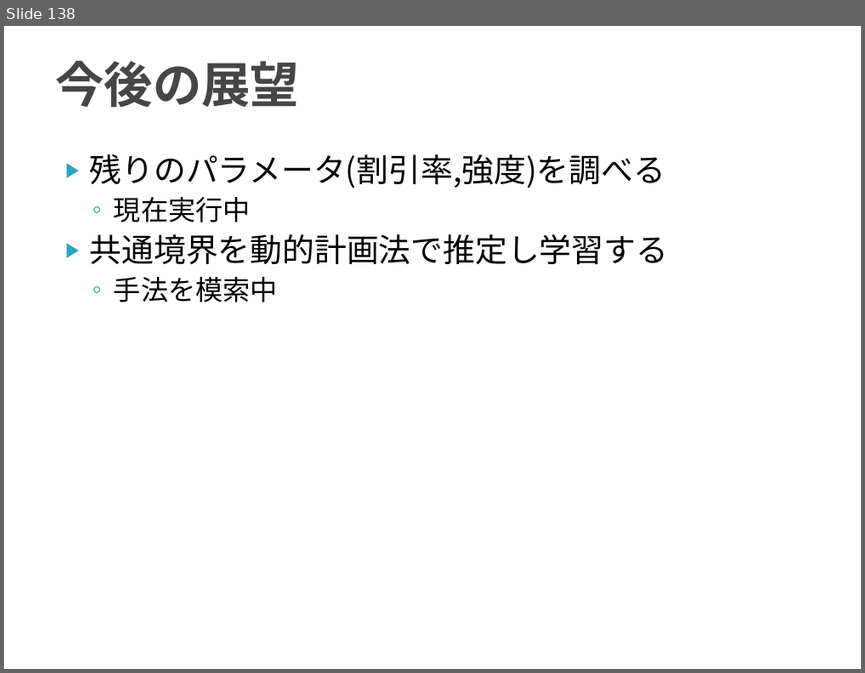
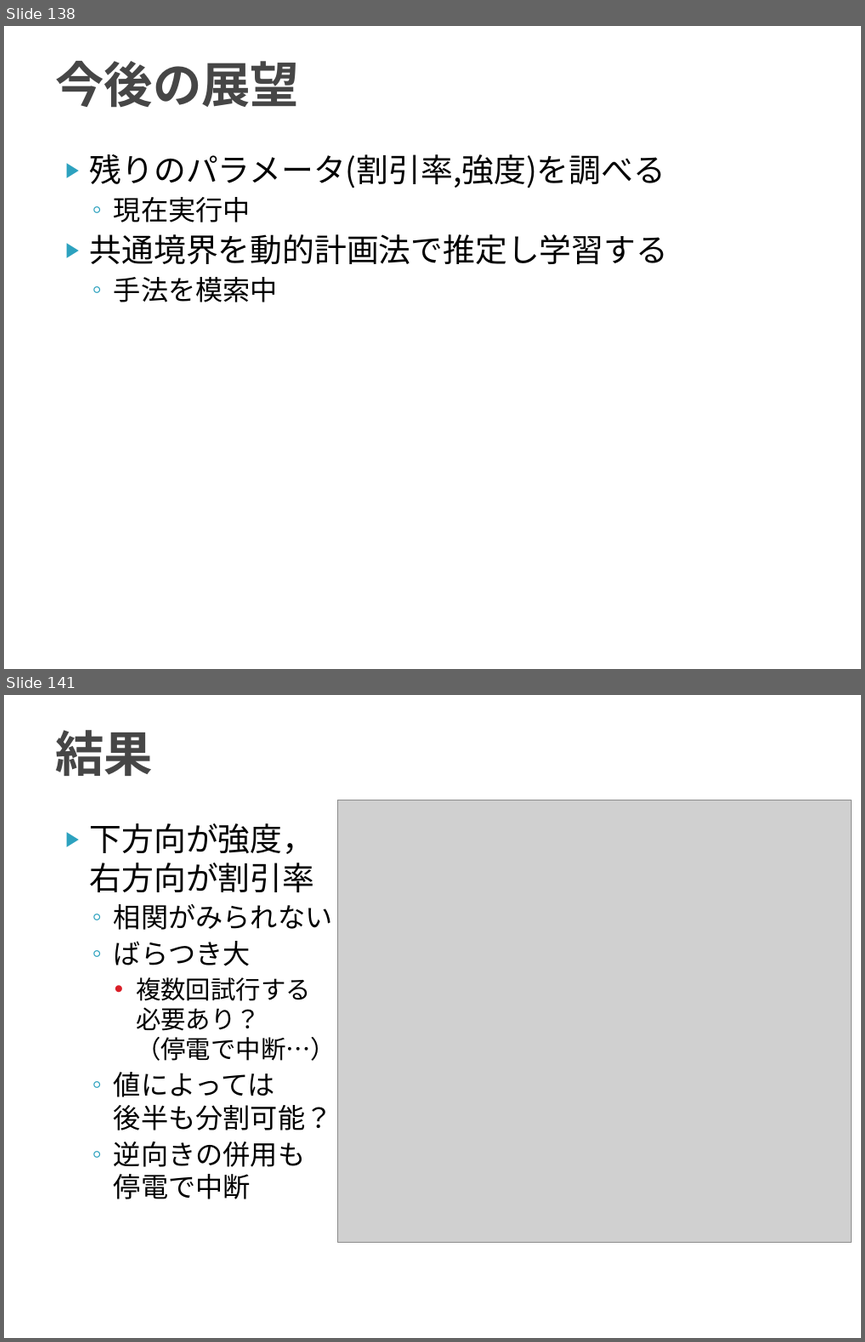
Before and after one commit to TetsuyaKomota/MyMasterStudies, a slide deck: slides/discussion2016.pptx. Shown one above the other, each under a label of ours: slide 138 before the commit, slides 138 and 141 after it; the slides between them are not shown. The pictures are 865x673 and 865x1342 pixels, drawn with LibreOffice and Linux fonts; fonts in the diff are those of the drawing; grey boxes stand for pictures. Boxes give left, top, right and bottom in pixels: in the first picture for what was removed or moved away, otherwise in the second. Text is boxed around its words. In the diff, an @@ line names an element or a change of style, - is before the commit and + after.

```diff
--- a/slides/discussion2016.pptx
+++ b/slides/discussion2016.pptx
@@ slide 141 added at [4,695,861,1338], background #FFFFFF @@
@@ title added at [55,730,153,776], 41 pt, text #464646, bold @@
+結果
@@ picture added at [338,800,851,1242] @@
@@ text added at [90,823,336,1199], 23 pt, text #000000 @@
+▶ 下方向が強度，
+  右方向が割引率
+  ◦ 相関がみられない
+  ◦ ばらつき大
+    • 複数回試行する
+      必要あり？
+      （停電で中断…）
+  ◦ 値によっては
+    後半も分割可能？
+  ◦ 逆向きの併用も
+    停電で中断
```
Also in this commit, not shown: 6 other slides added, 4 other files.
